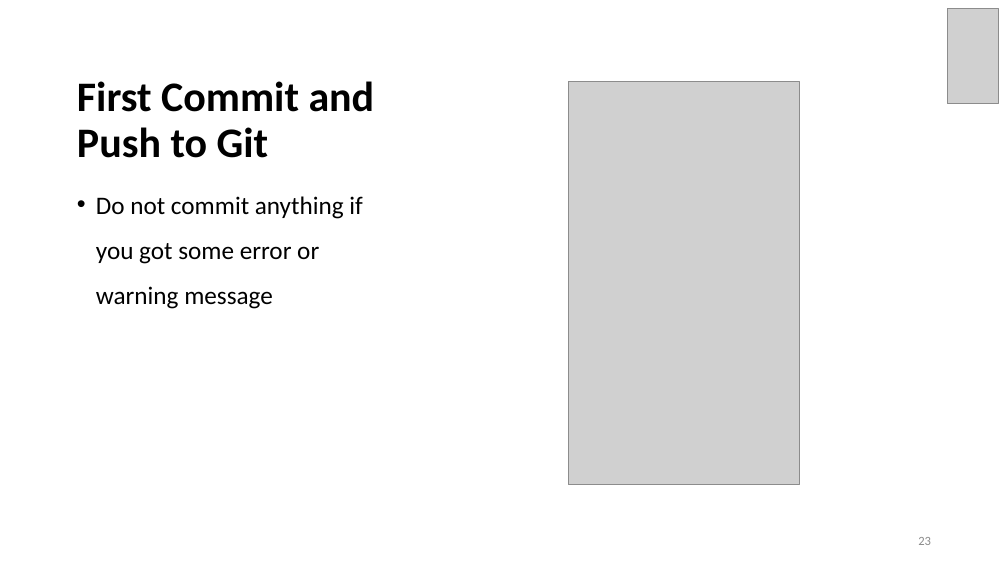
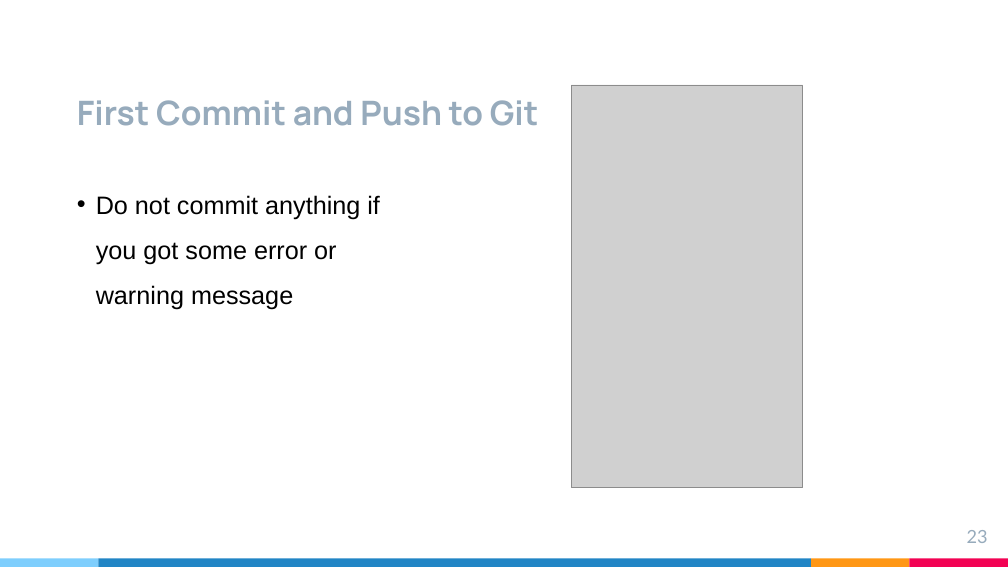
Before and after one commit to brahinets/GeekHub-J4W-9, a slide deck: slide 23 of Lectures/Lesson 01 - Gitlab + Intellij IDEA.pptx. Drawn at 1008x567 pixels with LibreOffice and Linux fonts; fonts in the diff are those of the drawing; grey boxes stand for pictures. Boxes give left, top, right and bottom in pixels: in the first picture for what was removed or moved away, otherwise in the second. Text is boxed around its words. In the diff, an @@ line names an element or a change of style, - is before the commit and + after.

Commit message:
updated presentation styles

```diff
--- a/Lectures/Lesson 01 - Gitlab + Intellij IDEA.pptx
+++ b/Lectures/Lesson 01 - Gitlab + Intellij IDEA.pptx
@@ picture removed at [948, 8, 999, 104] @@
@@ title "First Commit and Push to ...": place and size @@
-title "First Commit and Push to ..." at [77, 81, 375, 158]
+title "First Commit and Push to ..." at [77, 100, 539, 126]
@@ title "First Commit and Push to ..." at [77, 100, 539, 126]: size 40 to 32 pt, font Calibri to Manrope, text colour #000000 to #97ABBC; line spacing 0.9 to 1 @@
@@ picture: place and size @@
-picture at [568, 82, 799, 485]
+picture at [572, 85, 803, 488]
@@ text "Do not commit anything if ..." at [96, 195, 380, 310]: font Calibri to Arial; less space between paragraphs @@
@@ page number: place and size @@
-page number at [918, 537, 931, 545]
+page number at [967, 530, 988, 543]
@@ page number at [967, 530, 988, 543]: size 12 to 17.3 pt, font Calibri to Lato, text colour #8C8C8C to #97ABBC; vertical alignment middle to top @@
@@ rectangle added at [0, 559, 98, 567], fill #7ECEFD @@
@@ rectangle added at [98, 559, 811, 567], fill #2185C5 @@
@@ rectangle added at [811, 559, 910, 567], fill #FF9715 @@
@@ rectangle added at [910, 559, 1008, 567], fill #F20253 @@
```
Also in this commit, not shown: 23 other slides changed, 1 slide added, 1 slide removed.
